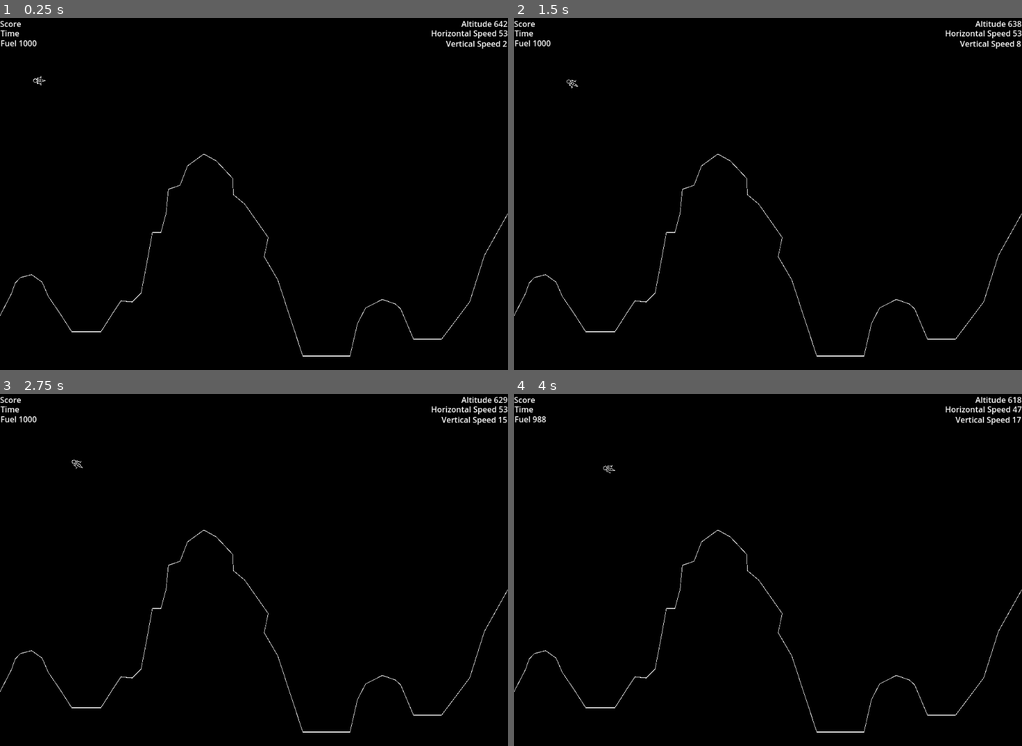
Above: before the commit, frames 1-4 (two rows, left to right).
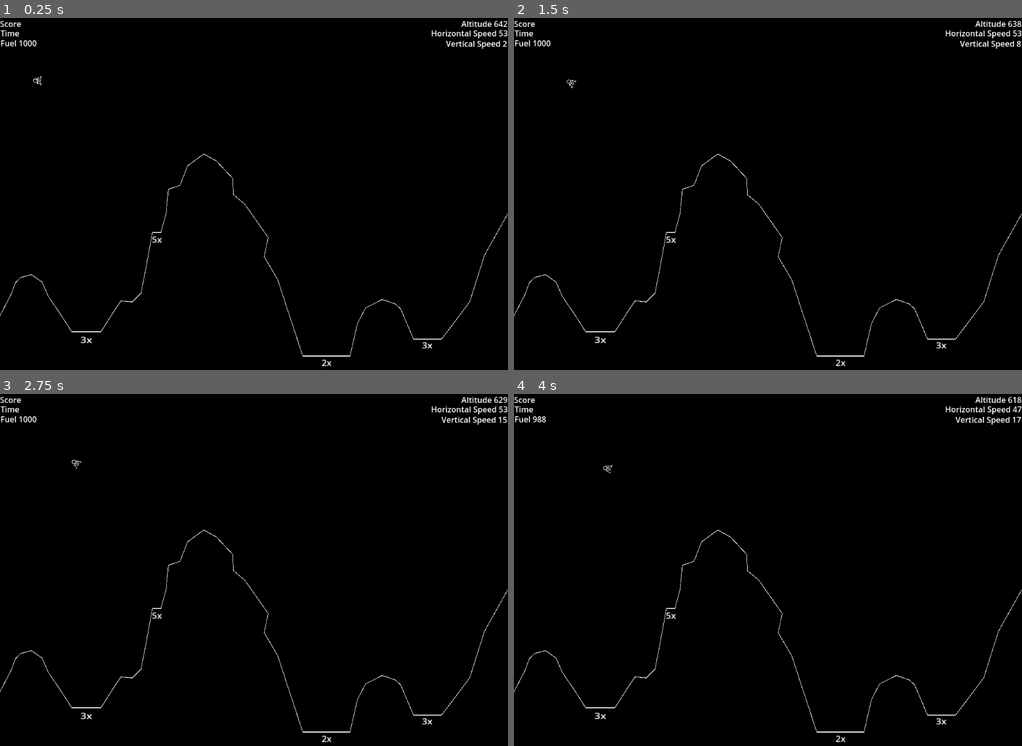
Above: after the commit, the same moments.

Repository: colebeebe/arcade
Game: Godot game, scene res://LunarLander/lunar_lander.tscn
The game is run twice, just before and just after one commit, with the same random seed, the same clock (stepped at 60 frames per second) and the same inputs. The project has no main scene, so this scene is started directly.
Inputs:
- Up to frame 1 (0.25 s): no input
- Up to frame 2 (1.5 s): hold Right (right) 0.53-1.28 s; tap Space (action) at 0.6, 1.35 s; hold Left (left) from 1.28 s (still down)
- Up to frame 3 (2.75 s): release Left (left) at 2.03 s; hold Right (right) from 2.03 s (still down); tap Space (action) at 2.1 s
- Up to frame 4 (4 s): release Right (right) at 2.78 s; hold Up (up) 2.78-3.53 s; tap Space (action) at 2.85, 3.6 s; tap Enter at 3.5 s; hold Left (left) from 3.53 s (still down)

The runs differ from the first frame. In frame 1, 0.1% of the frame differs, in the area x 8-86%, y 17-99%; in frame 2, 0.1%; in frame 3, 0.1%, in the area x 15-86%, y 19-99%; in frame 4, 0.1%.

Commit message:
Collisions working; begin flame animation

Diff:
--- a/LunarLander/Scenes/Player/player.tscn
+++ b/LunarLander/Scenes/Player/player.tscn
@@ -1,10 +1,48 @@
-[gd_scene load_steps=3 format=3 uid="uid://cftkixfgnvhm4"]
+[gd_scene load_steps=6 format=3 uid="uid://cftkixfgnvhm4"]
 
 [ext_resource type="Script" uid="uid://dqhywdnf48j3k" path="res://LunarLander/Scripts/player.gd" id="1_psgd4"]
 
 [sub_resource type="CapsuleShape2D" id="CapsuleShape2D_psgd4"]
 radius = 6.0
 height = 15.0
+
+[sub_resource type="Animation" id="Animation_psgd4"]
+resource_name = "flame_flicker"
+length = 0.15
+loop_mode = 1
+tracks/0/type = "value"
+tracks/0/imported = false
+tracks/0/enabled = true
+tracks/0/path = NodePath("Graphics/Flame:visible")
+tracks/0/interp = 1
+tracks/0/loop_wrap = true
+tracks/0/keys = {
+"times": PackedFloat32Array(0, 0.075, 0.15),
+"transitions": PackedFloat32Array(1, 1, 1),
+"update": 1,
+"values": [false, true, false]
+}
+
+[sub_resource type="Animation" id="Animation_uod4n"]
+length = 0.001
+tracks/0/type = "value"
+tracks/0/imported = false
+tracks/0/enabled = true
+tracks/0/path = NodePath("Graphics/Flame:visible")
+tracks/0/interp = 1
+tracks/0/loop_wrap = true
+tracks/0/keys = {
+"times": PackedFloat32Array(0),
+"transitions": PackedFloat32Array(1),
+"update": 1,
+"values": [false]
+}
+
+[sub_resource type="AnimationLibrary" id="AnimationLibrary_uod4n"]
+_data = {
+&"RESET": SubResource("Animation_uod4n"),
+&"flame_flicker": SubResource("Animation_psgd4")
+}
 
 [node name="Player" type="CharacterBody2D"]
 collision_layer = 3
@@ -41,5 +79,11 @@
 width = 1.0
 
 [node name="Flame" type="Line2D" parent="Graphics"]
+visible = false
 points = PackedVector2Array(-2, 6, 0, 14, 2, 6)
 width = 1.0
+
+[node name="AnimationPlayer" type="AnimationPlayer" parent="."]
+libraries = {
+&"": SubResource("AnimationLibrary_uod4n")
+}
--- /dev/null
+++ b/LunarLander/Scenes/Terrain/point_box.tscn
@@ -0,0 +1,13 @@
+[gd_scene load_steps=3 format=3 uid="uid://bcwgpurli3lsy"]
+
+[ext_resource type="Script" uid="uid://csmlkk5mpk2nh" path="res://LunarLander/Scripts/point_box.gd" id="1_11wwe"]
+
+[sub_resource type="RectangleShape2D" id="RectangleShape2D_jhtyu"]
+
+[node name="PointBox" type="Area2D"]
+script = ExtResource("1_11wwe")
+
+[node name="CollisionShape2D" type="CollisionShape2D" parent="."]
+shape = SubResource("RectangleShape2D_jhtyu")
+
+[connection signal="body_entered" from="." to="." method="_on_body_entered"]
--- a/LunarLander/Scenes/Terrain/terrain1.tscn
+++ b/LunarLander/Scenes/Terrain/terrain1.tscn
@@ -1,8 +1,9 @@
-[gd_scene load_steps=2 format=3 uid="uid://dbr5dkvmvtqax"]
+[gd_scene load_steps=3 format=3 uid="uid://dbr5dkvmvtqax"]
 
 [ext_resource type="Script" uid="uid://cobu74d1v6a4l" path="res://LunarLander/terrain.gd" id="1_pgtc3"]
+[ext_resource type="PackedScene" uid="uid://bcwgpurli3lsy" path="res://LunarLander/Scenes/Terrain/point_box.tscn" id="2_jd7hj"]
 
-[node name="Terrain1" type="StaticBody2D"]
+[node name="Terrain1" type="Area2D"]
 script = ExtResource("1_pgtc3")
 
 [node name="Line2D" type="Line2D" parent="."]
@@ -13,3 +14,54 @@
 [node name="Terrain" type="CollisionPolygon2D" parent="."]
 scale = Vector2(0.7856598, 1)
 polygon = PackedVector2Array(0, 768, 0, 600, 17, 574, 29, 556, 39, 534, 52, 523, 81, 517, 108, 532, 124, 561, 152, 593, …(440 unchanged characters)…
+
+[node name="PointBoxes" type="Node2D" parent="."]
+
+[node name="2xBox" parent="PointBoxes" instance=ExtResource("2_jd7hj")]
+position = Vector2(658, 685)
+scale = Vector2(4.8, 0.4)
+
+[node name="Label" type="Label" parent="PointBoxes/2xBox"]
+offset_left = -2.2916665
+offset_top = -7.5
+offset_right = 15.708334
+offset_bottom = 15.5
+scale = Vector2(0.23, 2.6)
+text = "2x"
+
+[node name="3xBox1" parent="PointBoxes" instance=ExtResource("2_jd7hj")]
+position = Vector2(174, 636)
+scale = Vector2(2.98, 0.4)
+
+[node name="Label" type="Label" parent="PointBoxes/3xBox1"]
+offset_left = -4.0268455
+offset_right = 13.973154
+offset_bottom = 23.0
+scale = Vector2(0.44, 2.6)
+text = "3x"
+
+[node name="3xBox2" parent="PointBoxes" instance=ExtResource("2_jd7hj")]
+position = Vector2(862, 651)
+scale = Vector2(2.88, 0.4)
+
+[node name="Label" type="Label" parent="PointBoxes/3xBox2"]
+offset_left = -4.1666665
+offset_top = -10.000001
+offset_right = 13.833334
+offset_bottom = 12.999999
+scale = Vector2(0.41, 2.6)
+text = "3x"
+
+[node name="5xBox" parent="PointBoxes" instance=ExtResource("2_jd7hj")]
+position = Vector2(316, 436)
+scale = Vector2(0.89, 0.4)
+
+[node name="Label" type="Label" parent="PointBoxes/5xBox"]
+offset_left = -11.235954
+offset_top = -5.0
+offset_right = 6.7640457
+offset_bottom = 18.0
+scale = Vector2(1.26, 2.6)
+text = "5x"
+
+[connection signal="body_entered" from="." to="." method="_on_body_entered"]
--- /dev/null
+++ b/LunarLander/Scripts/point_box.gd
@@ -0,0 +1,7 @@
+extends Area2D
+
+@export var point_multiplier := 2
+
+func _on_body_entered(body: Node2D) -> void:
+	if body is CharacterBody2D:
+		body.is_on_ground = true
--- a/LunarLander/terrain.gd
+++ b/LunarLander/terrain.gd
@@ -1 +1,7 @@
-extends StaticBody2D
+extends Area2D
+
+func _on_body_entered(body) -> void:
+	if body is CharacterBody2D:
+		body.is_on_ground = true
+		# "Kill" the player
+		body.get_node("Graphics").visible = false
Not shown, added: LunarLander/Scripts/point_box.gd.uid
